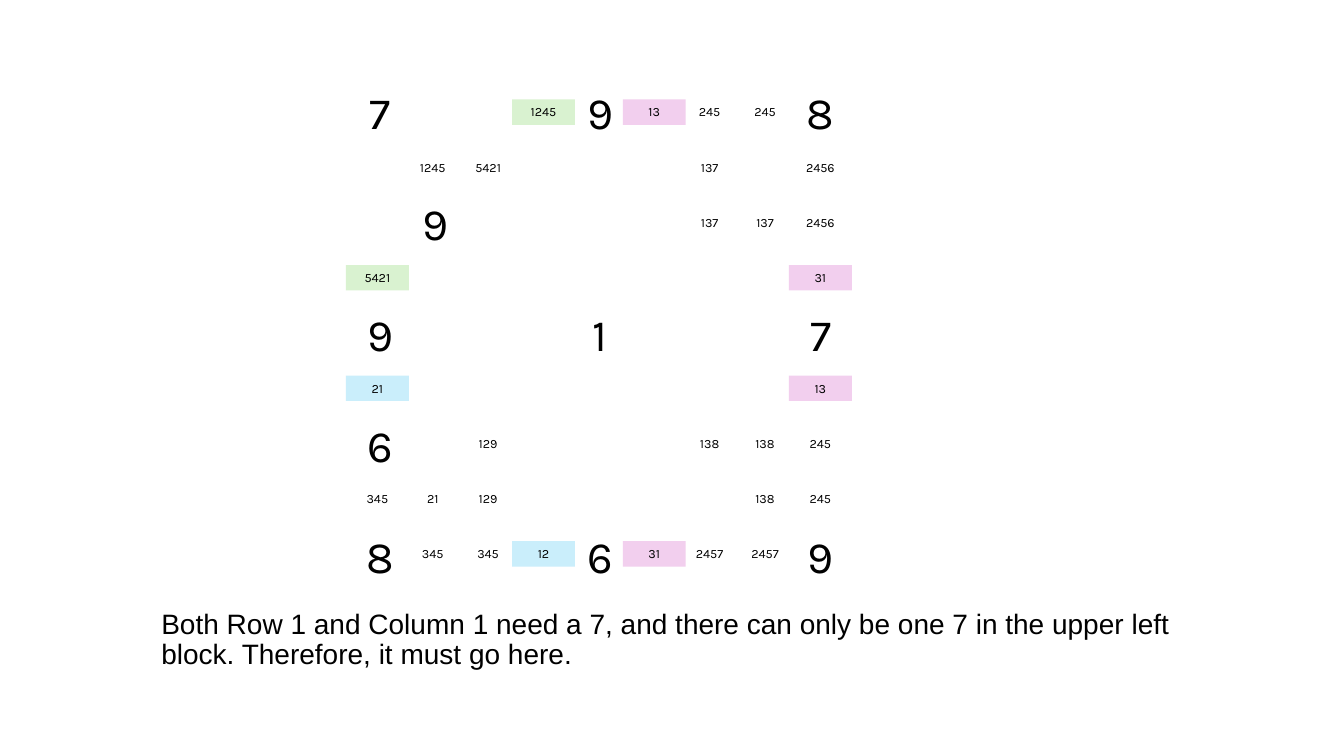
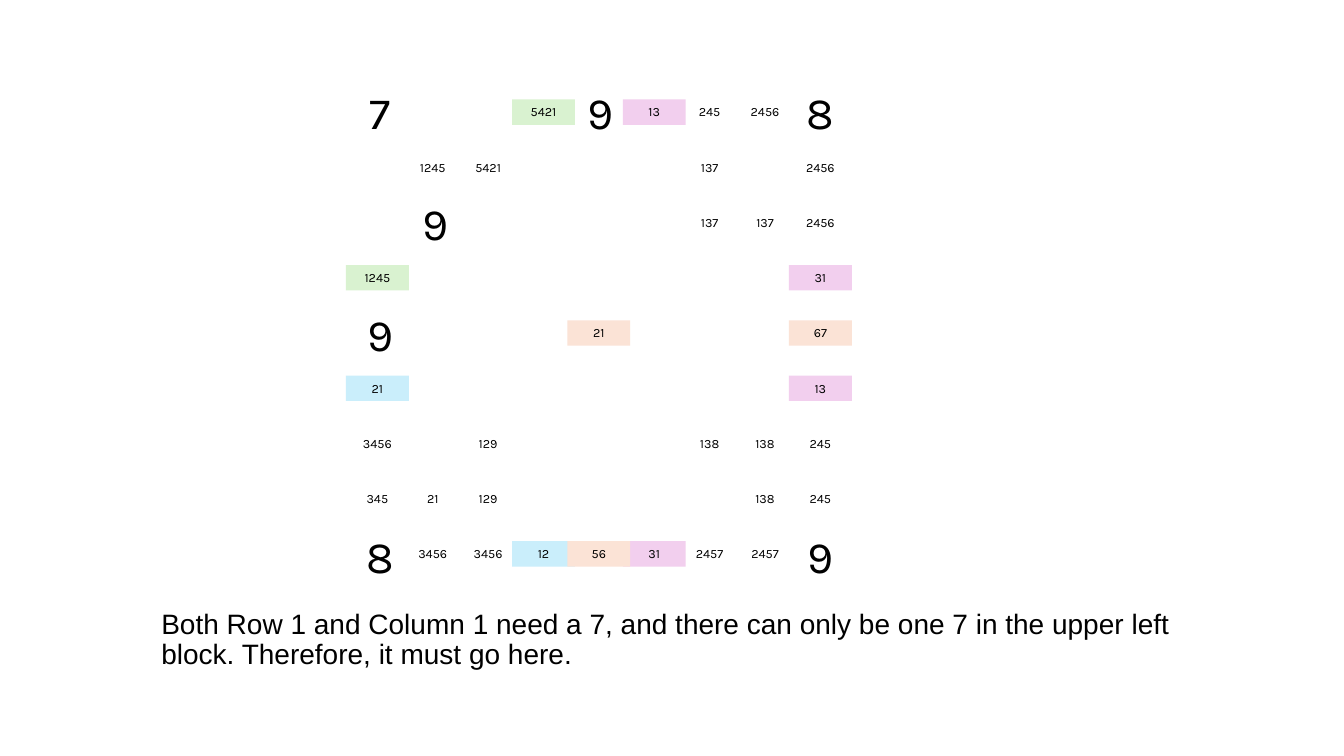
Before and after one commit to jhardis/WSJ_Number_Puzzles, a slide deck: slide 14 of 20260829_1.pptx (slide 17 before the commit). Drawn at 1344x756 pixels with LibreOffice and Linux fonts; fonts in the diff are those of the drawing; background and template pictures are left out. Boxes give left, top, right and bottom in pixels: in the first picture for what was removed or moved away, otherwise in the second. Text is boxed around its words. In the diff, an @@ line names an element or a change of style, - is before the commit and + after.

```diff
--- a/20260829_1.pptx
+++ b/20260829_1.pptx
@@ text in rectangle at <box>531,108,557,116</box>: text changed @@
-1245
+5421
@@ text at <box>751,108,780,116</box>: text changed @@
-245
+2456
@@ text in rectangle at <box>365,274,391,282</box>: text changed @@
-5421
+1245
@@ rectangle added at <box>568,321,630,346</box>, fill #FBE3D6, 9 pt, text #000000 @@
+21
@@ text removed at <box>593,322,608,351</box> @@
-1
@@ rectangle added at <box>789,321,852,346</box>, fill #FBE3D6, 9 pt, text #000000 @@
+67
@@ text removed at <box>810,323,831,351</box> @@
-7
@@ text added at <box>363,440,392,448</box>, 9 pt, text #000000 @@
+3456
@@ text removed at <box>367,433,393,463</box> @@
-6
@@ text at <box>418,550,447,558</box>: text changed @@
-345
+3456
@@ text at <box>474,550,503,558</box>: text changed @@
-345
+3456
@@ rectangle added at <box>568,541,630,567</box>, fill #FBE3D6, 9 pt, text #000000 @@
+56
@@ text removed at <box>588,544,614,574</box> @@
-6
```
Also in this commit, not shown: 23 other slides changed, 1 slide removed.
